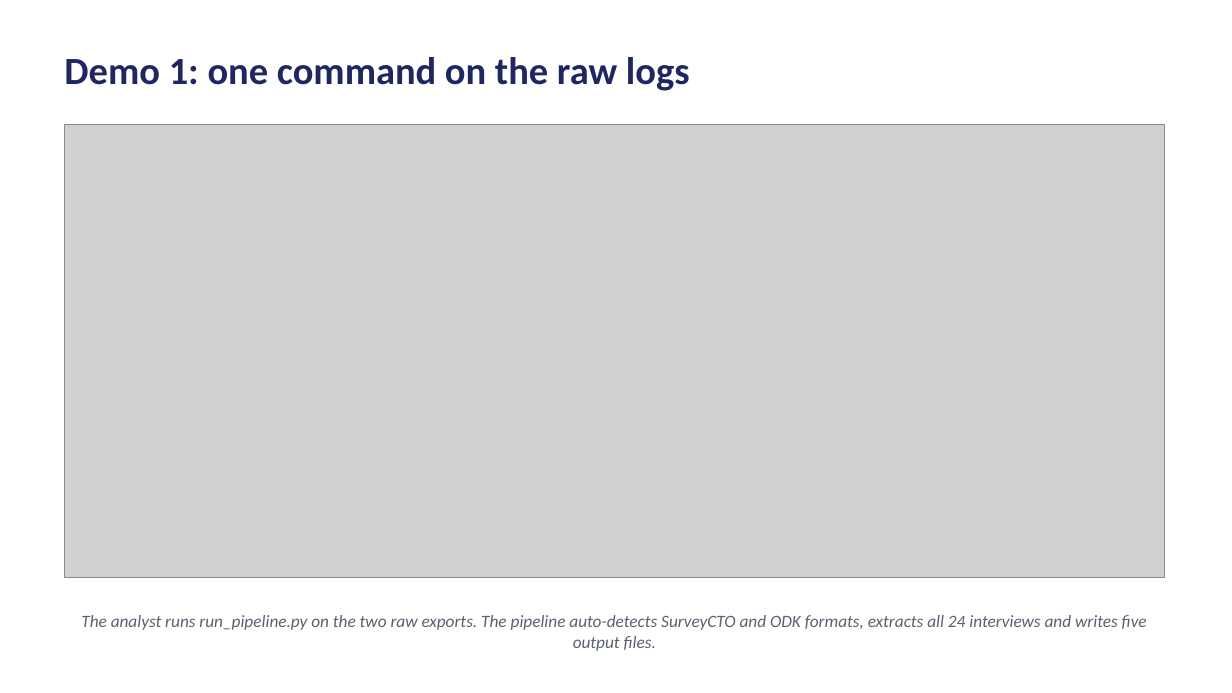
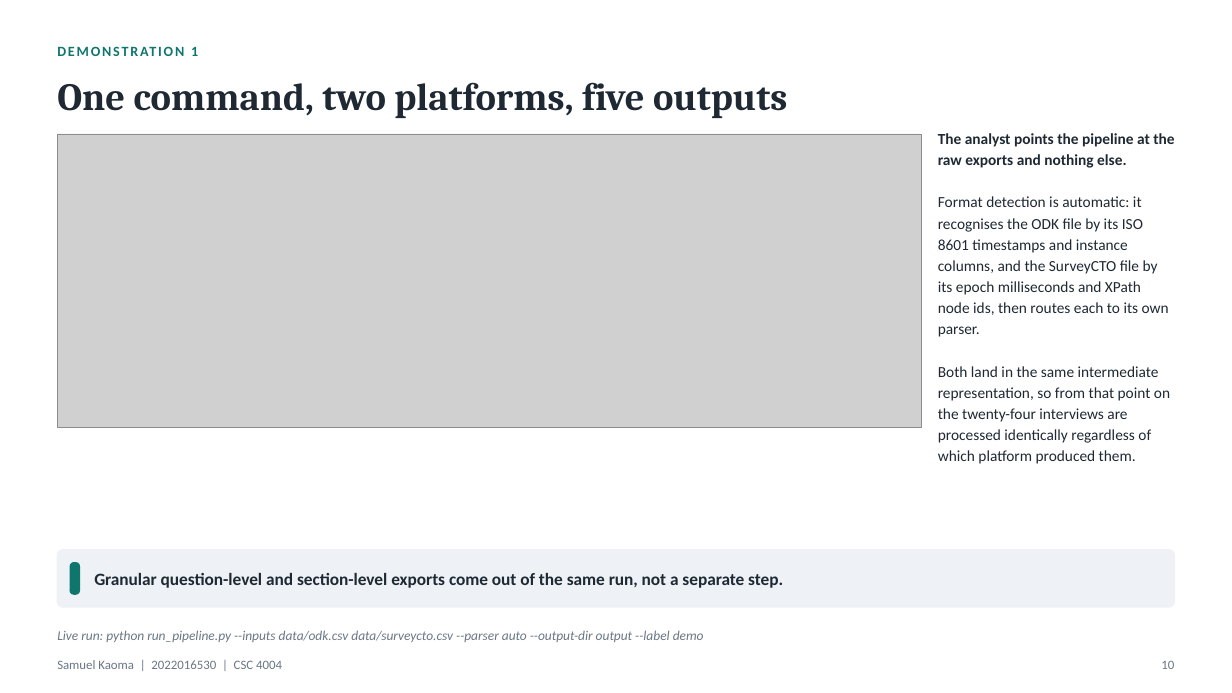
Before and after one commit to Samuelkaoma-eng/SKACE-TIME-DATA, a slide deck: slide 10 of docs/deliverables/Kaoma_Paradata_Presentation.pptx. Drawn at 1232x693 pixels with LibreOffice and Linux fonts; fonts in the diff are those of the drawing; grey boxes stand for pictures. Boxes give left, top, right and bottom in pixels: in the first picture for what was removed or moved away, otherwise in the second. Text is boxed around its words. In the diff, an @@ line names an element or a change of style, - is before the commit and + after.

Commit message:
Track the presentation's demo panels and the parity pipeline outputs
The presentation grew to 31 slides with five demo panels drawn from a live
pipeline run; the panels and the script that draws them are now committed
alongside it. The platform parity run's per-interview pipeline outputs are
tracked, as the robustness round's already are, while the inputs it
regenerates under data/platform_parity/ and the demo run's outputs are
ignored. The handwritten signature used by the Word build stays out of
version control.

The README now describes the report's appendices as A to F and names the
commands that rebuild its figures and Word files.

```diff
--- a/docs/deliverables/Kaoma_Paradata_Presentation.pptx
+++ b/docs/deliverables/Kaoma_Paradata_Presentation.pptx
@@ text at <box>191,46,198,56</box>: text changed; size 30 to 11 pt; text colour #1E2761 to #0F766E @@
-Demo 1: one command on the raw logs
+DEMONSTRATION 1
@@ text added at <box>57,82,788,118</box>, 30 pt, text #1F2933, bold @@
+One command, two platforms, five outputs
@@ picture: place and size @@
-picture at <box>65,125,1165,578</box>
+picture at <box>57,134,921,428</box>
@@ text added at <box>938,133,1174,464</box>, 12 pt, text #1F2933 @@
+The analyst points the pipeline at the raw exports and nothing else.
+Format detection is automatic: it recognises the ODK file by its ISO 8601 timestamps and instance columns, and the SurveyCTO file by its epoch milliseconds and XPath node ids, then routes each to its own parser.
+Both land in the same intermediate representation, so from that point on the twenty-four interviews are processed identically regardless of which platform produced them.
@@ rounded rectangle added at <box>57,550,1175,607</box>, fill #EEF2F6, outline #EEF2F6 1 pt @@
@@ rounded rectangle added at <box>70,563,79,594</box>, fill #0F766E, outline #0F766E 1 pt @@
@@ text added at <box>94,573,783,588</box>, 13.5 pt, text #1F2933, bold @@
+Granular question-level and section-level exports come out of the same run, not a separate step.
@@ text removed at <box>81,615,1147,651</box> @@
-The analyst runs run_pipeline.py on the two raw exports. The pipeline auto-detects SurveyCTO and ODK formats, extracts all 24 interviews and writes five output files.
@@ text added at <box>57,630,704,642</box>, 10.5 pt, text #6B7785, italic @@
+Live run: python run_pipeline.py --inputs data/odk.csv data/surveycto.csv --parser auto --output-dir output --label demo
@@ text added at <box>57,660,282,669</box>, 10 pt, text #6B7785 @@
+Samuel Kaoma | 2022016530 | CSC 4004
@@ text added at <box>1161,661,1174,669</box>, 10 pt, text #6B7785 @@
+10
```
Also in this commit, not shown: 9 other slides changed, 21 slides added, 13 slides removed, 14 other files.
